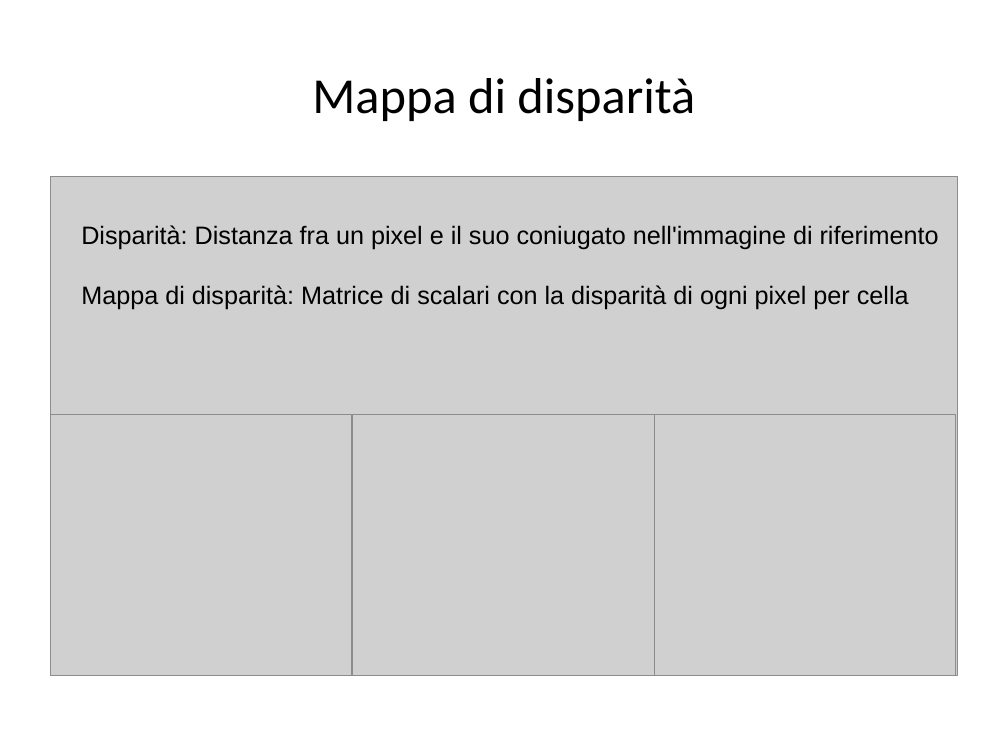
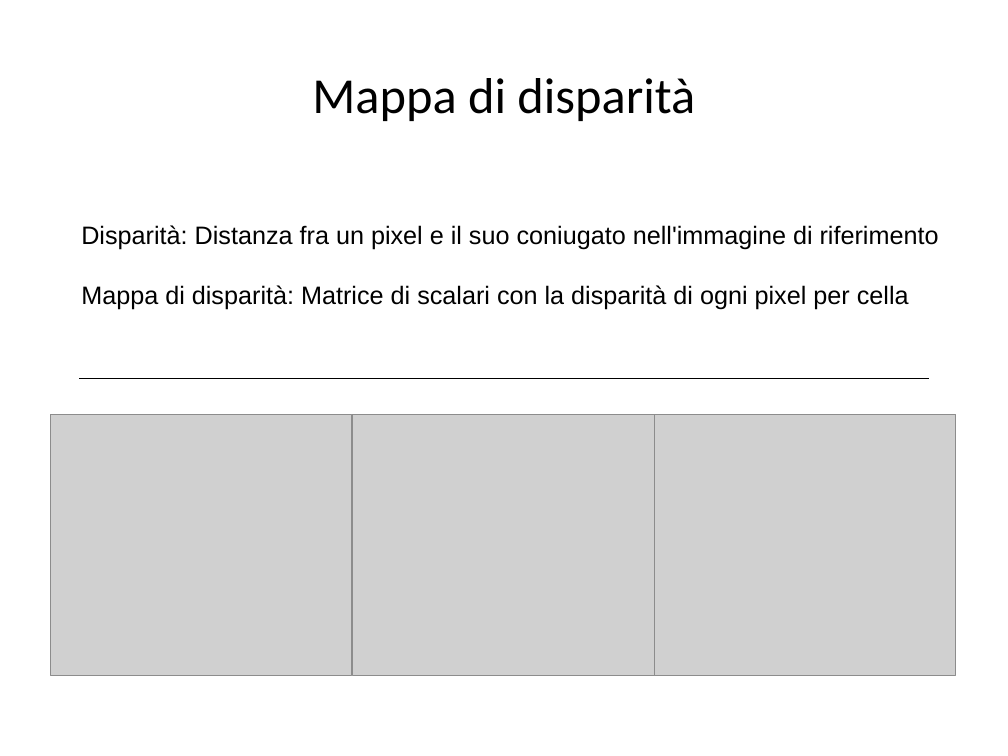
Before and after one commit to nicoladallago/Thesis, a slide deck: slide 2 of altro/presentazione.odp. Drawn at 1008x756 pixels with LibreOffice and Linux fonts; fonts in the diff are those of the drawing; grey boxes stand for pictures. Boxes give left, top, right and bottom in pixels: in the first picture for what was removed or moved away, otherwise in the second. Text is boxed around its words. In the diff, an @@ line names an element or a change of style, - is before the commit and + after.

```diff
--- a/altro/presentazione.odp
+++ b/altro/presentazione.odp
@@ picture removed at box(50, 176, 958, 675) @@
@@ line added from (80, 378) to (928, 378), #000000 0 pt @@
```
Also in this commit, not shown: 5 slides added, 3 other files.
